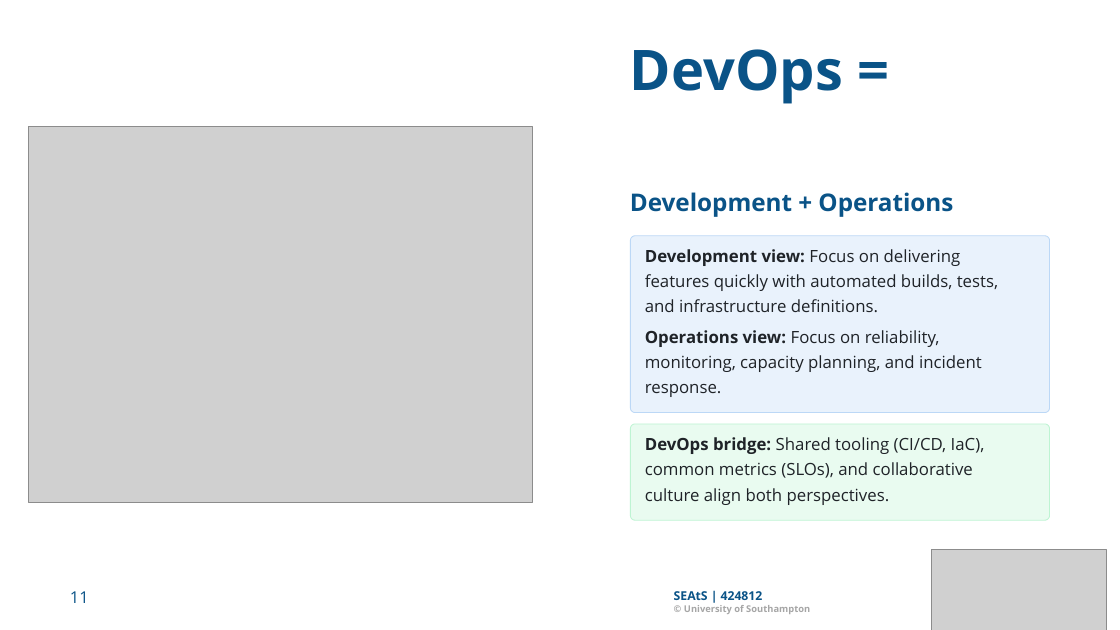
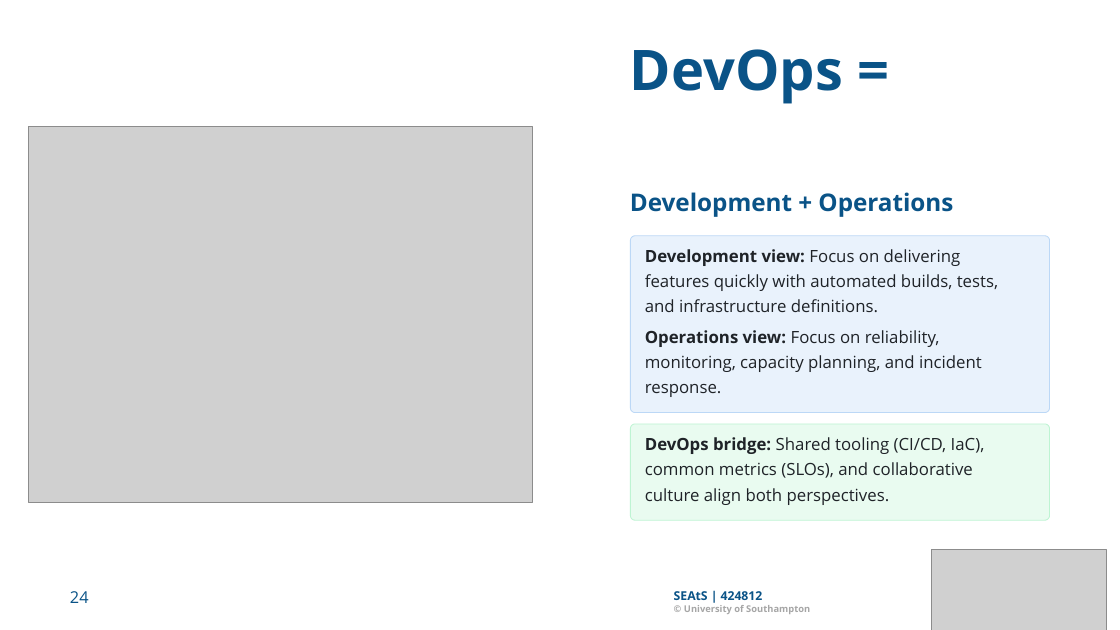
Before and after one commit to Dr-AlHashimy/Module_AICE2005_2627, a slide deck: slide 24 of html/COMP-_L7.1-part1.pptx (slide 11 before the commit). Drawn at 1120x630 pixels with LibreOffice and Linux fonts; fonts in the diff are those of the drawing; grey boxes stand for pictures. Boxes give left, top, right and bottom in pixels: in the first picture for what was removed or moved away, otherwise in the second. Text is boxed around its words. In the diff, an @@ line names an element or a change of style, - is before the commit and + after.

```diff
--- a/html/COMP-_L7.1-part1.pptx
+++ b/html/COMP-_L7.1-part1.pptx
@@ text at (70,591,89,603): text changed @@
-11
+24
```
Also in this commit, not shown: 12 other slides changed, 15 slides added, 5 other files.
